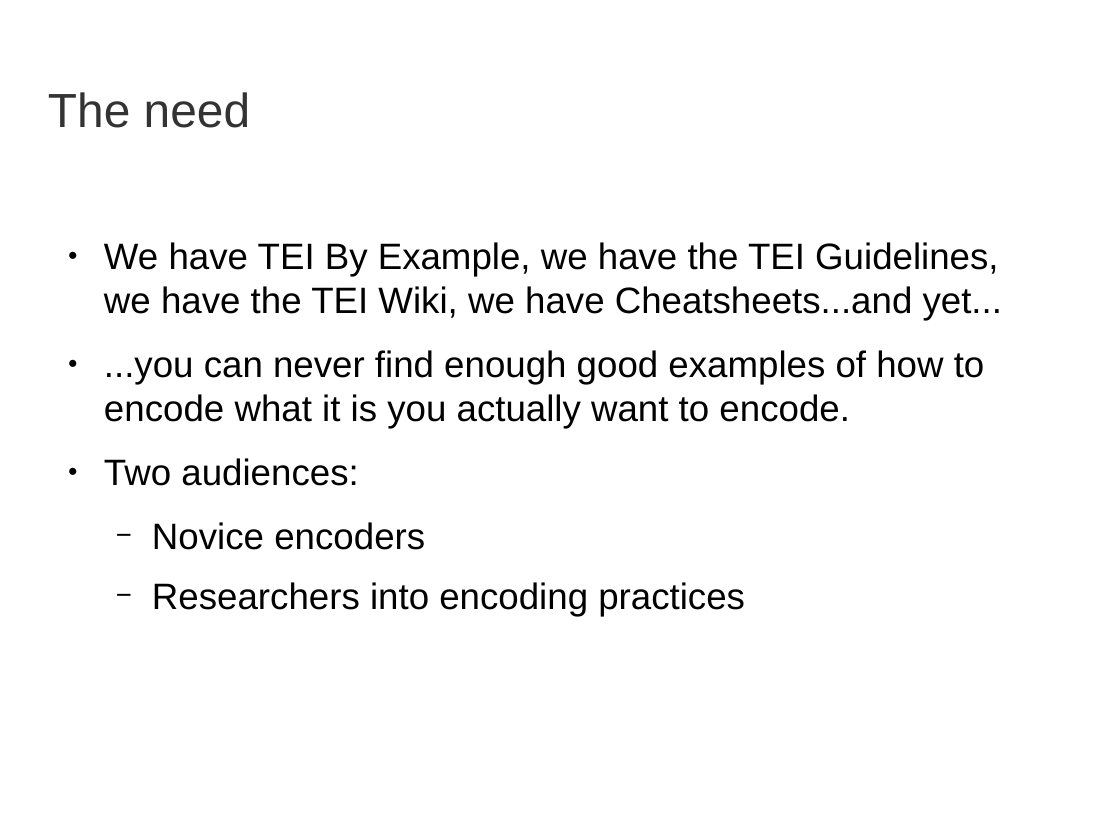
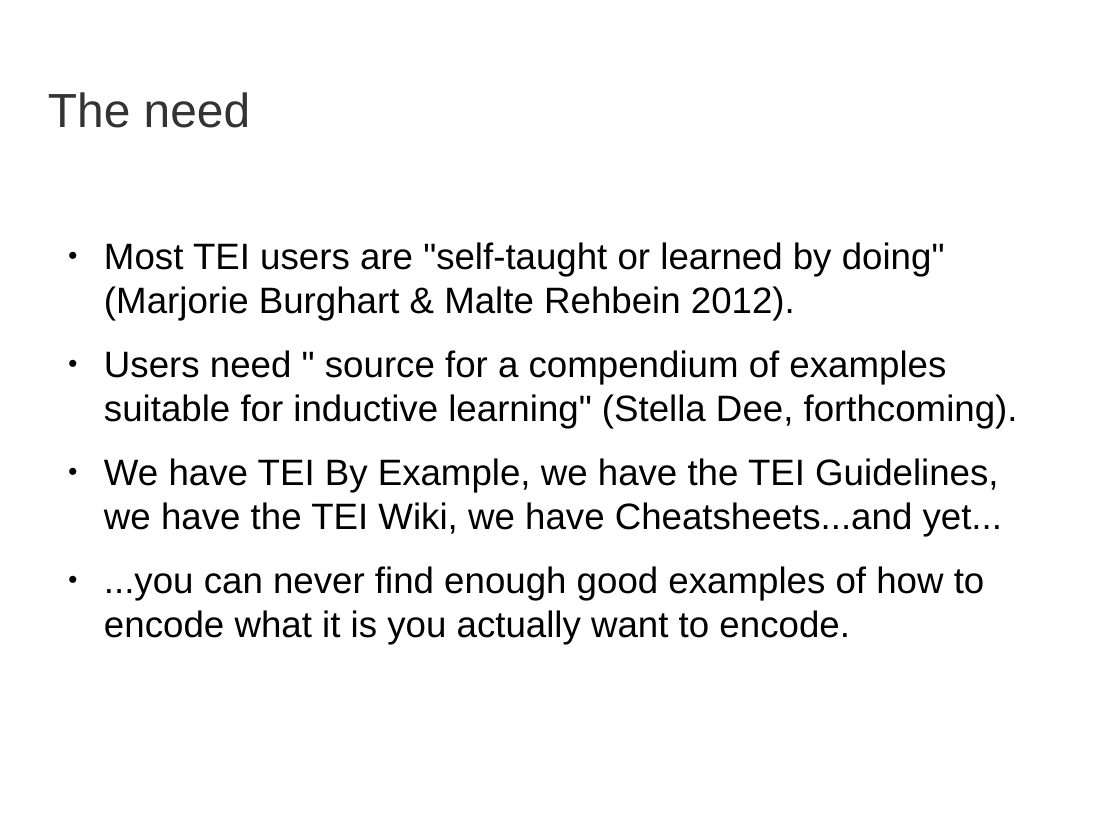
Before and after one commit to martindholmes/CodeSharing, a slide deck: slide 2 of presentations/codesharing_2014-10.odp. Drawn at 1120x840 pixels with LibreOffice and Linux fonts; fonts in the diff are those of the drawing; background and template pictures are left out. Boxes give left, top, right and bottom in pixels: in the first picture for what was removed or moved away, otherwise in the second. Text is boxed around its words. In the diff, an @@ line names an element or a change of style, - is before the commit and + after.

```diff
--- a/presentations/codesharing_2014-10.odp
+++ b/presentations/codesharing_2014-10.odp
@@ text at [104, 242, 1018, 428]: paragraphs added @@
+● Most TEI users are "self-taught or learned by doing" (Marjorie Burghart & Malte Rehbein 2012).
+● Users need " source for a compendium of examples suitable for inductive learning" (Stella Dee, forthcoming).
@@ text at [104, 458, 745, 616]: paragraphs removed @@
-● Two audiences:
-  − Novice encoders
-  − Researchers into encoding practices
```
Also in this commit, not shown: 2 other slides changed, 1 slide added, 4 other files.
